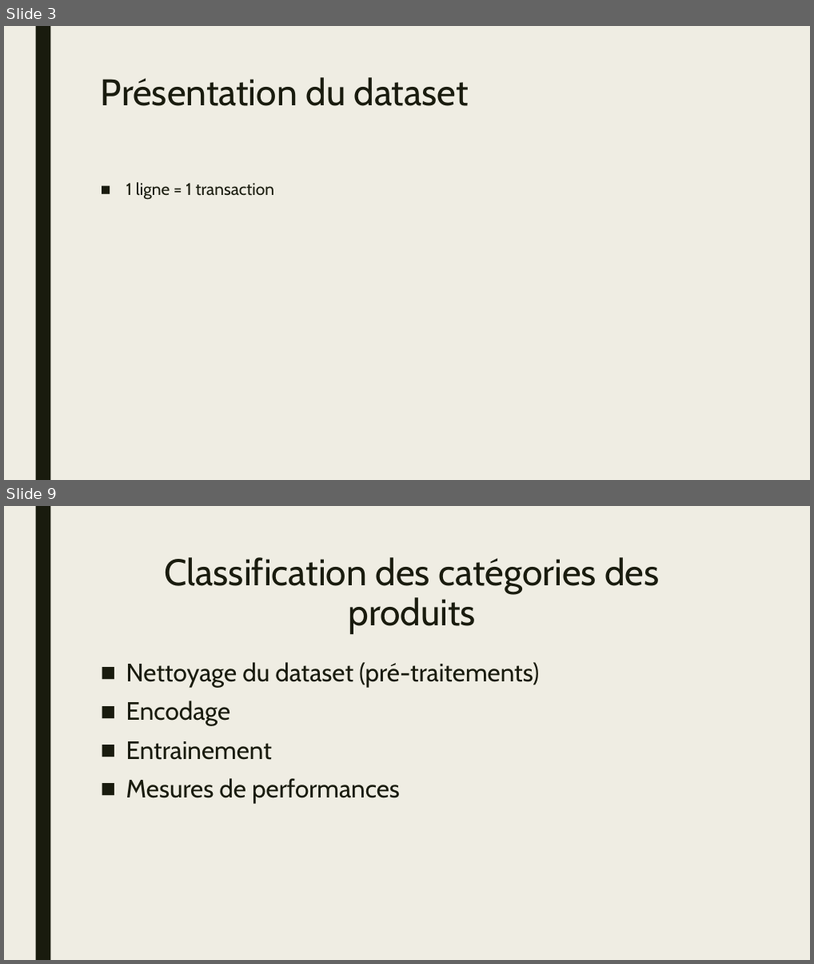
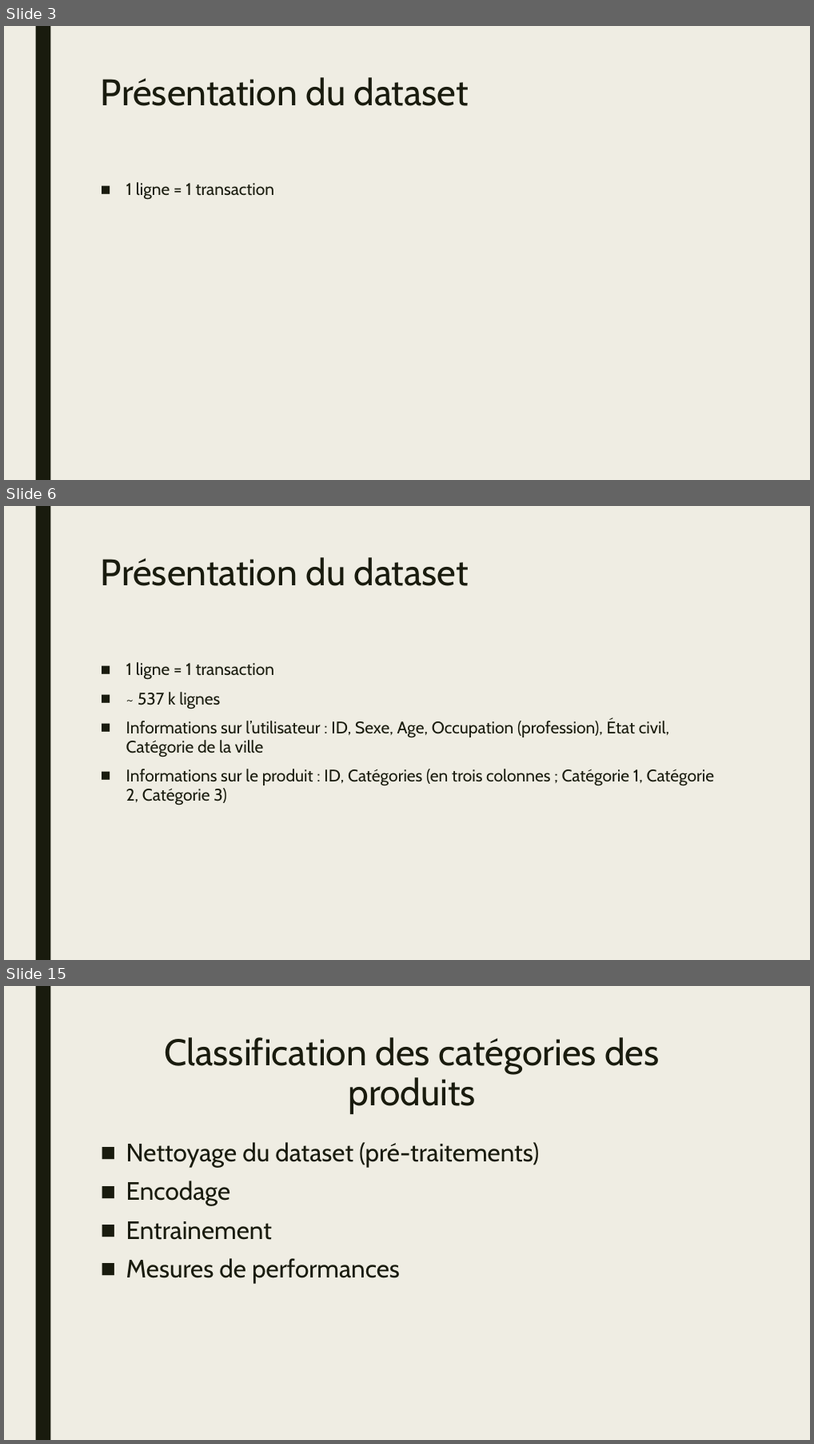
Before and after one commit to HamaniKhalil/black-friday-predict, a slide deck: presentation/fdd-hk-presentation-bf.pptx. Shown one above the other, each under a label of ours: slides 3 and 9 before the commit, slides 3, 6 and 15 after it; the slides between them are not shown. The pictures are 814x964 and 814x1444 pixels, drawn with LibreOffice and Linux fonts; fonts in the diff are those of the drawing. Boxes give left, top, right and bottom in pixels: in the first picture for what was removed or moved away, otherwise in the second. Text is boxed around its words. In the diff, an @@ line names an element or a change of style, - is before the commit and + after.

```diff
--- a/presentation/fdd-hk-presentation-bf.pptx
+++ b/presentation/fdd-hk-presentation-bf.pptx
@@ slide 6 added at bbox=[4, 506, 810, 960], background #EFEDE3; not listed: 1 template element that a slide beside it also shows @@
@@ title added at bbox=[101, 557, 469, 586], 44 pt, text #191B0E @@
+Présentation du dataset
@@ text added at bbox=[126, 662, 715, 805], 20 pt, text #191B0E @@
+■ 1 ligne = 1 transaction
+■ ~ 537 k lignes
+■ Informations sur l’utilisateur : ID, Sexe, Age, Occupation (profession), État civil, Catégorie de la ville
+■ Informations sur le produit : ID, Catégories (en trois colonnes ; Catégorie 1, Catégorie 2, Catégorie 3)
@@ what was slide 9 is now slide 15 @@
```
Also in this commit, not shown: 8 slides changed, 20 other slides added, 2 slides removed, 13 other files.
